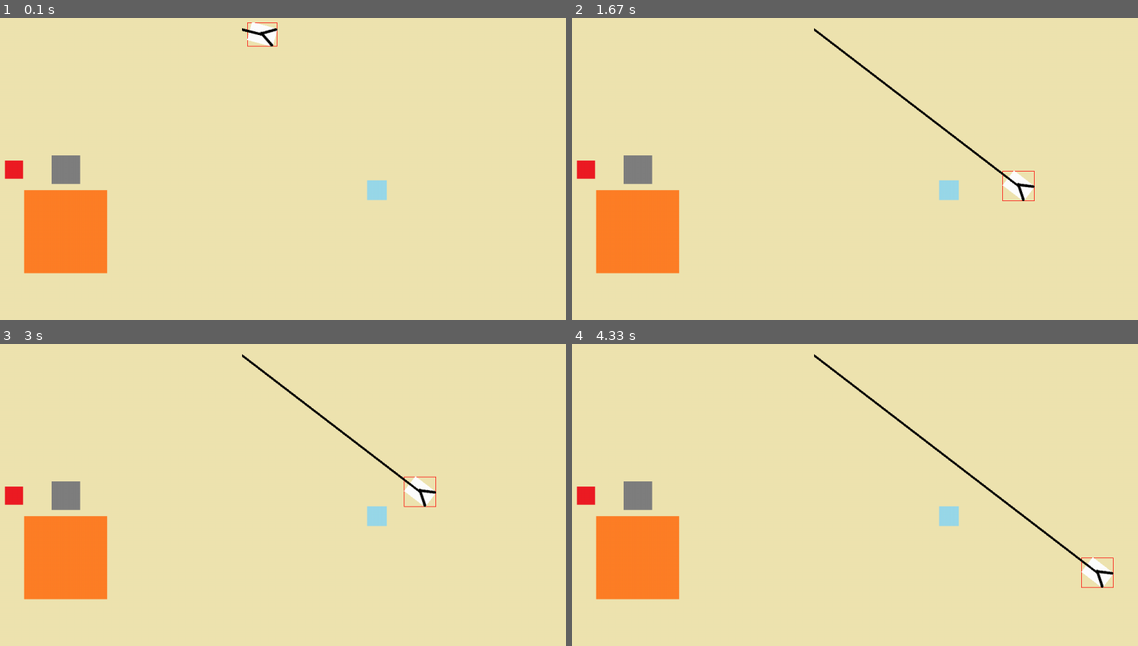
Above: before the commit, frames 1-4 (two rows, left to right).
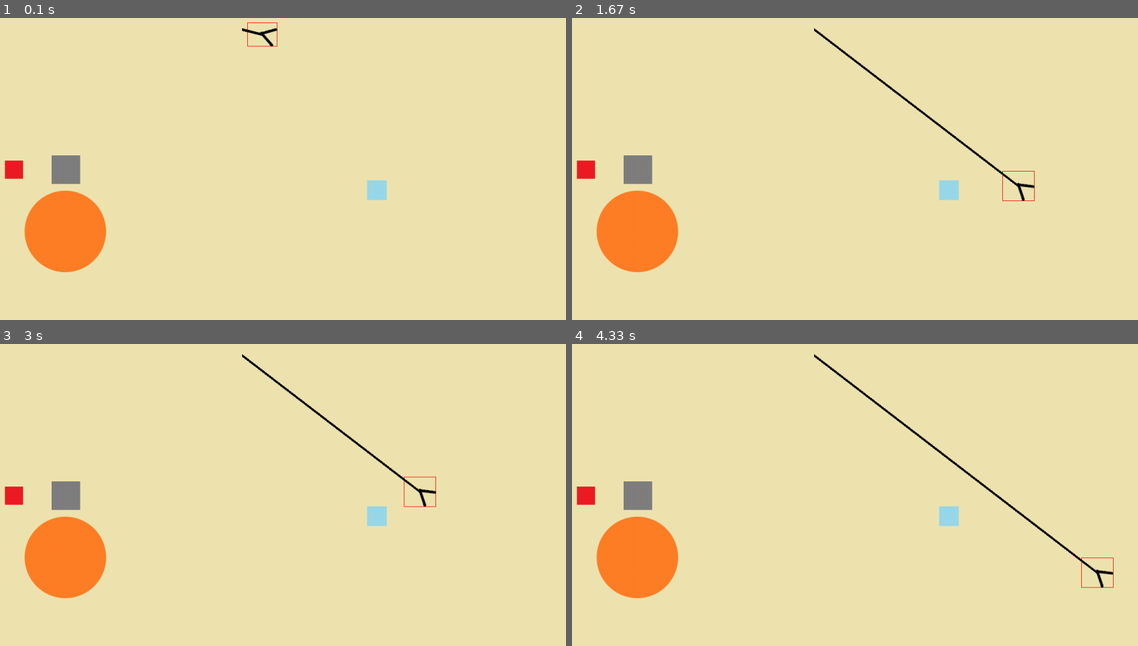
Above: after the commit, the same moments.

Repository: kjs2109/gold_mining_pygame
Game: pygame game, started from nadocoding_pygame.py
The game is run twice, just before and just after one commit, with the same random seed, the same clock (stepped at 60 frames per second) and the same inputs.
Inputs (mouse positions are in pixels of both pictures, inside the frame that each line leads up to):
- Up to frame 1 (0.1 s): no input
- Up to frame 2 (1.67 s): click (815, 159) at 0.38 s
- Up to frame 3 (3 s): no input
- Up to frame 4 (4.33 s): click (792, 422) at 3.22 s

The runs differ from the first frame. In frame 1, 1.3% of the frame differs, in the area x 4-50%, y 1-85%; in frame 2, 1.3%; in frame 3, 1.3%, in the area x 4-77%, y 43-85%; in frame 4, 1.3%.

Commit message:
12_collide_mask

Diff:
--- a/nadocoding_pygame.py
+++ b/nadocoding_pygame.py
@@ -1,5 +1,4 @@
-# 충돌 처리
-# 보석 가져오기
+# 충돌 처리 (mask) 이미지 편집, collide_mask()
 import math
 import pygame
 import os
@@ -130,10 +129,10 @@
 
 # 4개 보석 이미지 (작은 금, 큰 금, 돌, 다이아몬드)
 gemstone_images = [
-    pygame.image.load(os.path.join(images_path, 'small_gold.png')),
-    pygame.image.load(os.path.join(images_path, 'big_gold.png')),
-    pygame.image.load(os.path.join(images_path, 'stone.png')),
-    pygame.image.load(os.path.join(images_path, 'diamond.png')),
+    pygame.image.load(os.path.join(images_path, 'small_gold.png')).convert_alpha(),
+    pygame.image.load(os.path.join(images_path, 'big_gold.png')).convert_alpha(),
+    pygame.image.load(os.path.join(images_path, 'stone.png')).convert_alpha(),
+    pygame.image.load(os.path.join(images_path, 'diamond.png')).convert_alpha(),
 ]
 # 보석 그룹 객체 만들기
 gemstone_group = pygame.sprite.Group()
@@ -170,7 +169,8 @@
     # 충돌 처리
     if not caught_gemstone: # 잡힌 보석이 없다면 충돌
         for gemstone in gemstone_group:
-            if claw.rect.colliderect(gemstone):
+            # if claw.rect.colliderect(gemstone): 직사각형 기준 충돌처리
+            if pygame.sprite.collide_mask(claw, gemstone): # 투명 영역은 제외하고 실제 이미지 존재하는 부분에 대해 충돌 처리
                 caught_gemstone = gemstone # 잡힌 보석
                 to_x = -gemstone.speed # 잡힌 보석의 속도에 -한 값을 이동속도로 설정
                 break
Binary file changed: images/big_gold.png
Binary file changed: images/claw.png
